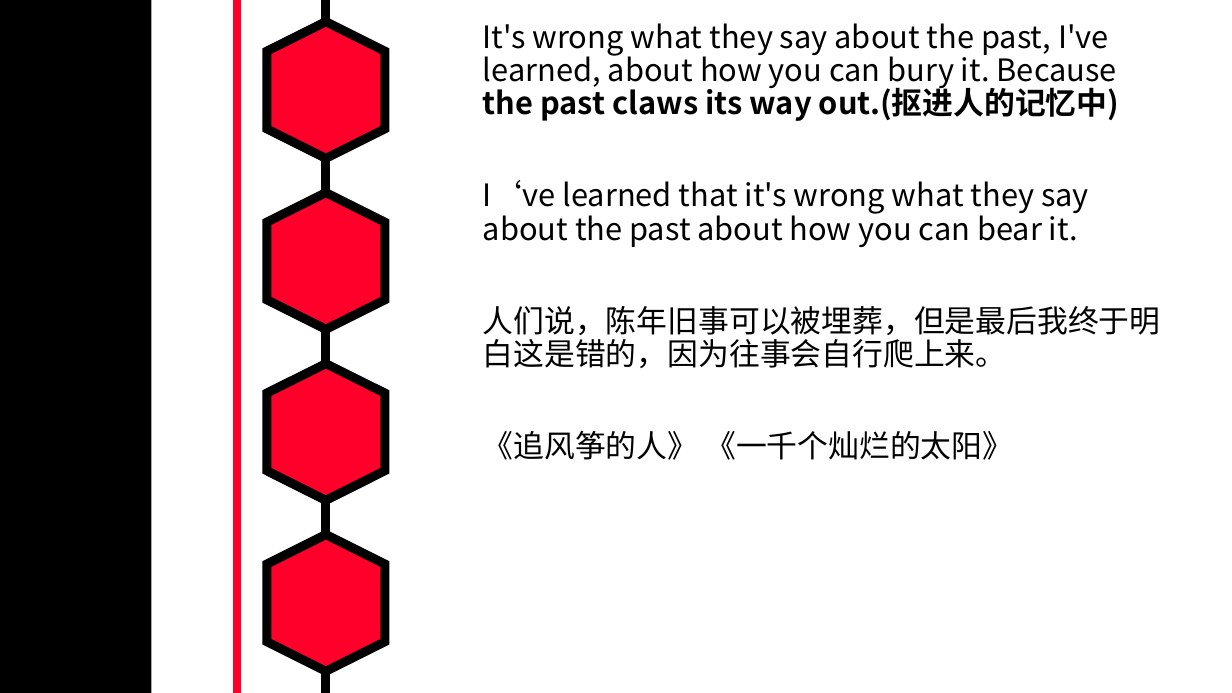
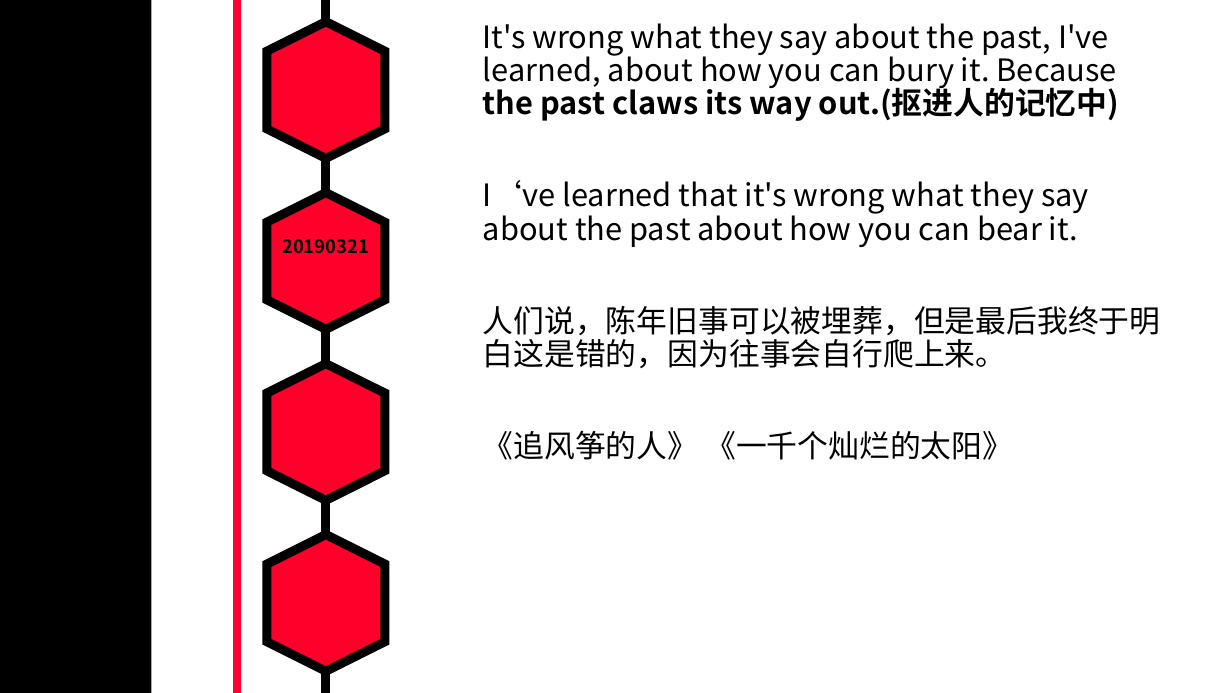
Before and after one commit to MarkShen1992/PPT-template, a slide deck: slide 15 of morning reading/iridescent english sentenses.pptx. Drawn at 1232x693 pixels with LibreOffice and Linux fonts; fonts in the diff are those of the drawing. Boxes give left, top, right and bottom in pixels: in the first picture for what was removed or moved away, otherwise in the second. Text is boxed around its words. In the diff, an @@ line names an element or a change of style, - is before the commit and + after.

```diff
--- a/morning reading/iridescent english sentenses.pptx
+++ b/morning reading/iridescent english sentenses.pptx
@@ text added at (282,239,369,254), 14.4 pt, text #000000, bold @@
+20190321
```
Also in this commit, not shown: 2 slides added.
